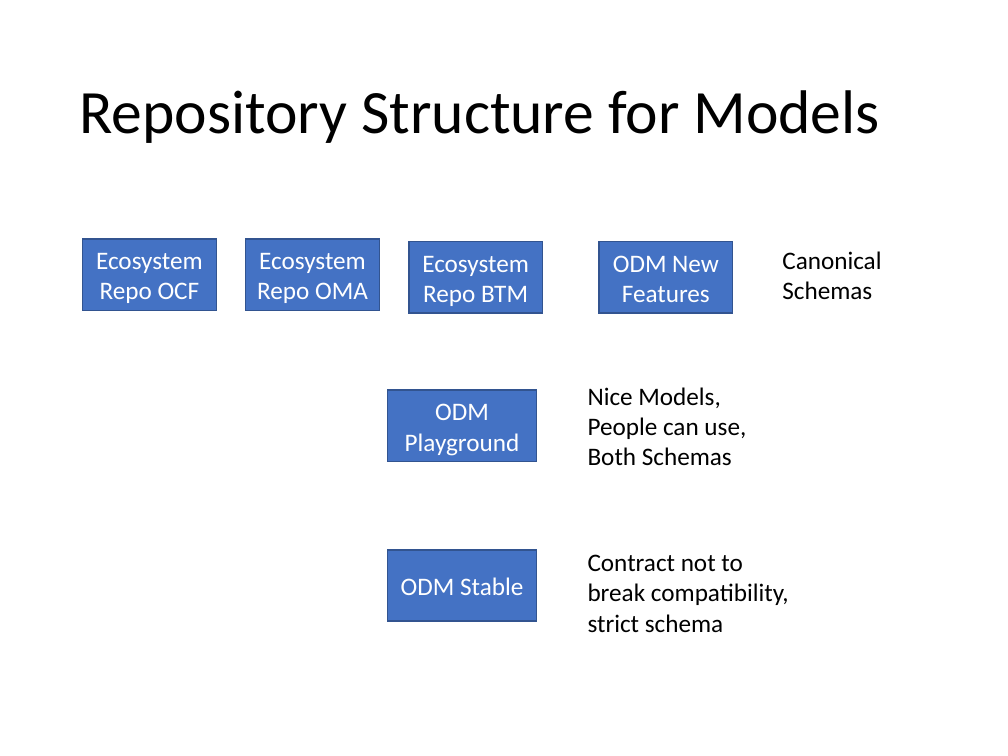
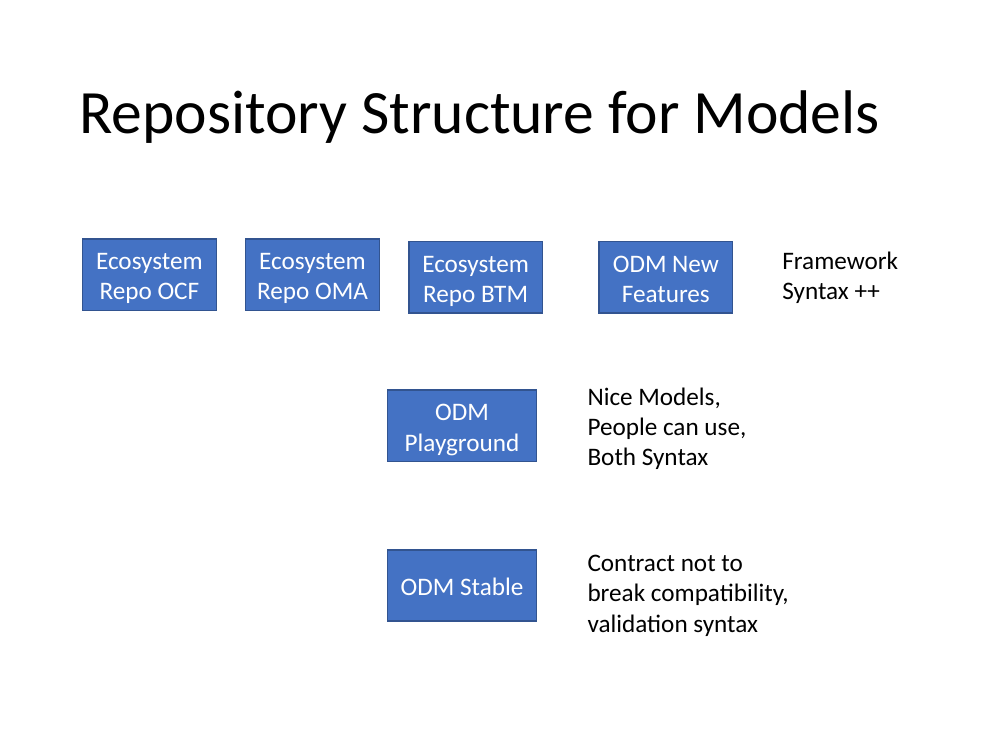
Before and after one commit to one-data-model/Conference2020, a slide deck: slide 3 of Session 9.pptx. Drawn at 1008x756 pixels with LibreOffice and Linux fonts; fonts in the diff are those of the drawing. Boxes give left, top, right and bottom in pixels: in the first picture for what was removed or moved away, otherwise in the second. Text is boxed around its words. In the diff, an @@ line names an element or a change of style, - is before the commit and + after.

```diff
--- a/Session 9.pptx
+++ b/Session 9.pptx
@@ text at (x1=782, y1=251, x2=898, y2=303): text changed @@
-Canonical Schemas
+Framework Syntax ++
@@ text at (x1=588, y1=387, x2=746, y2=469): text changed @@
-Nice Models, People can use, Both Schemas
+Nice Models, People can use, Both Syntax
@@ text at (x1=588, y1=554, x2=789, y2=636): text changed @@
-Contract not to break compatibility, strict schema
+Contract not to break compatibility, validation syntax
```
Also in this commit, not shown: 1 other slide changed, 1 other file.
